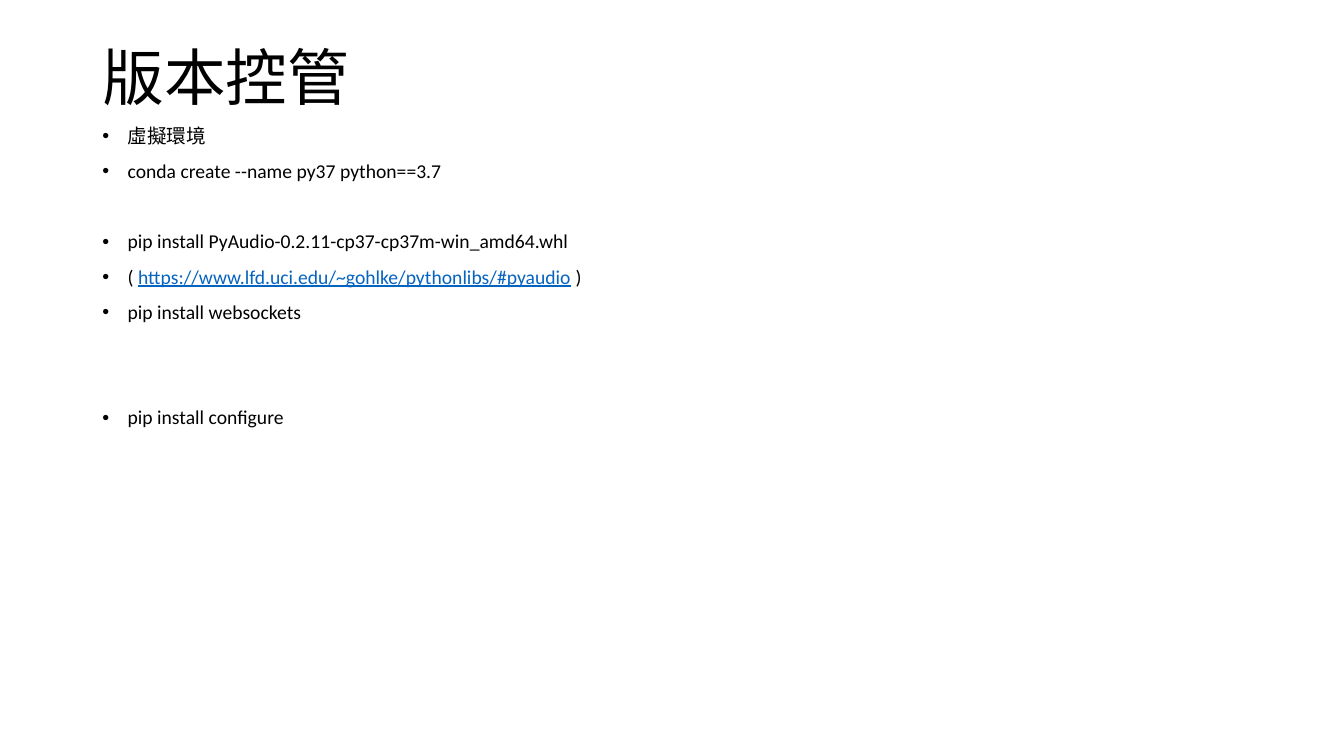
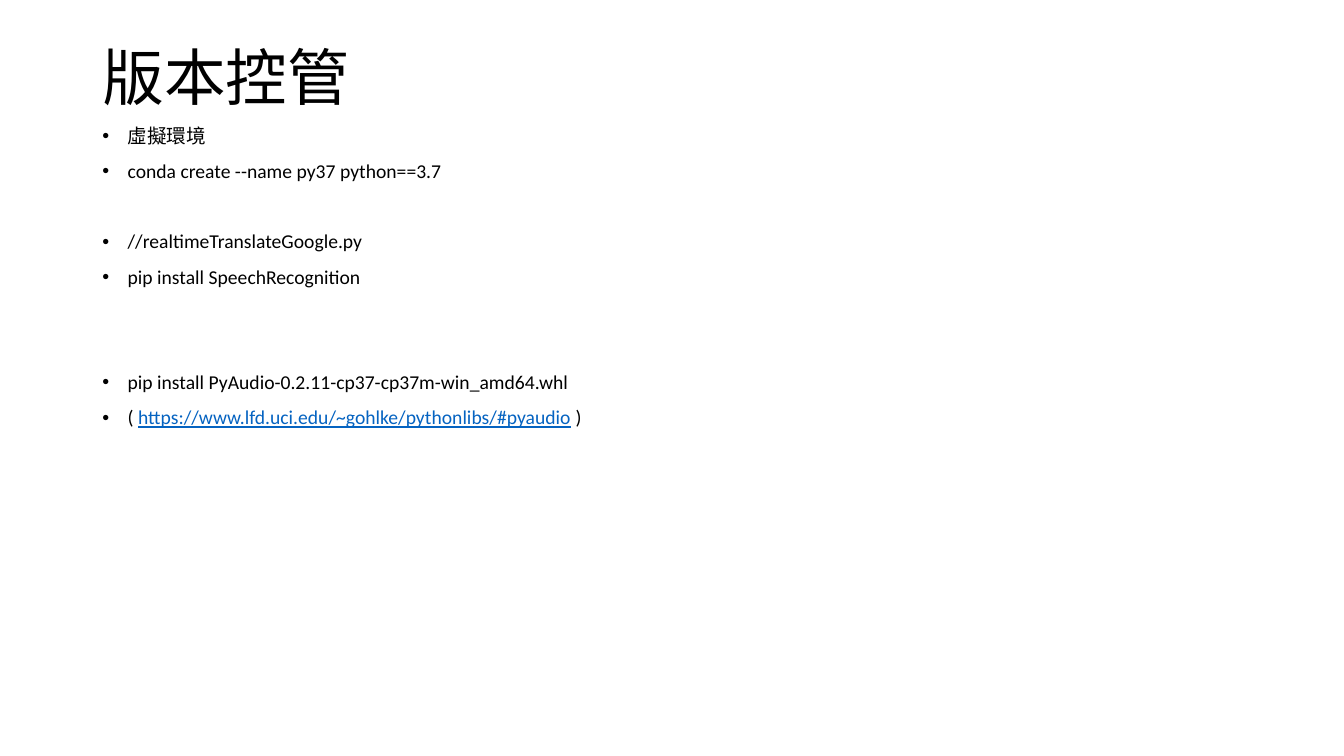
Before and after one commit to Luno82o/FinalProject-Impossible, a slide deck: slide 2 of note.pptx. Drawn at 1344x756 pixels with LibreOffice and Linux fonts; fonts in the diff are those of the drawing. Boxes give left, top, right and bottom in pixels: in the first picture for what was removed or moved away, otherwise in the second. Text is boxed around its words. In the diff, an @@ line names an element or a change of style, - is before the commit and + after.

```diff
--- a/note.pptx
+++ b/note.pptx
@@ text at <box>128,234,362,288</box>: paragraphs added @@
+• //realtimeTranslateGoogle.py
+• pip install SpeechRecognition
@@ text at <box>128,305,301,428</box>: paragraphs removed @@
-• pip install websockets
-• pip install configure
```
